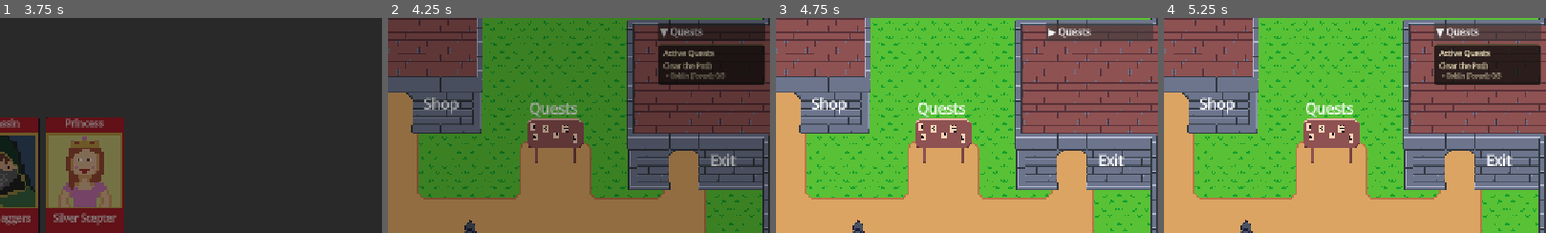
Above: before the commit, frames 1-4 (left to right).
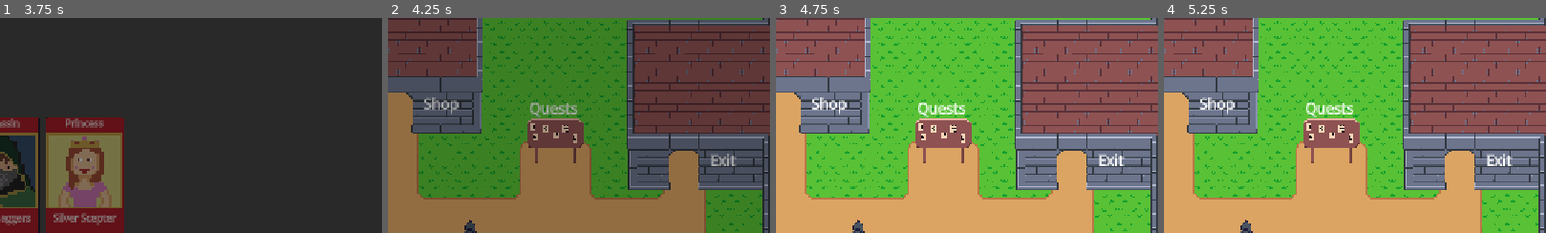
Above: after the commit, the same moments.

Repository: navtges3/PixelValley
Game: Godot game, scene res://scenes/ui/screens/main_menu_screen.tscn
Same seed, same stepped clock (60 frames per second), same inputs: the game is played once before the commit and once after it. Sound files missing from this copy of the repository are replaced by a short silence.
Inputs (mouse positions are % of the whole screen's width and height, from its top left):
- Up to frame 1 (3.75 s): click "New Game" at 0.5 s; click (55, 63) at 1.27 s; type "Alex" at 1.35 s; click (39, 41) at 2.02 s; click "Create Hero" at 2.75 s; click "Empty Slot" at 3.5 s
- Up to frame 2 (4.25 s): no input
- Up to frame 3 (4.75 s): click (92, 3) at 4.25 s, where only the run before the commit has a clickable "▼ Quests"
- Up to frame 4 (5.25 s): click (92, 3) at 5 s, where only the run before the commit has a clickable "▶ Quests"
The pictures show only the part of the screen within x 50-100%, y 0-50%; the shares and areas given below are measured in that part.

Frame 1 is identical in both runs. In frame 2, 7.3% of the frame differs, in the area x 70-99%, y 2-32%; in frame 3, 1.6%; in frame 4, 6.9%.

Commit message:
refactor: Remove quest HUD and related signals from game state and save manager

Diff:
--- a/autoload/game_state.gd
+++ b/autoload/game_state.gd
@@ -16,7 +16,6 @@
 
 @warning_ignore("unused_signal")
 signal monster_killed(monster_id: MonsterLoader.MonsterID, location_id: String)
-signal quest_manager_ready
 
 # --- Game Start Flow ---
 func start_new_game(slot := 1) -> void:
@@ -28,7 +27,6 @@
 	quest_manager.new_game()
 	WorldManager.reset()
 	SaveManager.new_save(slot)
-	quest_manager_ready.emit()
 	print("GameState: New game started in slot %d" % slot)
 
 func _setup_default_shop(shop: Shop) -> void:
--- a/autoload/save_manager.gd
+++ b/autoload/save_manager.gd
@@ -76,7 +76,6 @@
 	var entrance: String = meta_json.get("player_entrance", "")
 	GameState.player_location = { "scene": scene_int, "entrance_id": entrance }
 	GameState.quest_manager.reconnect_signals()
-	GameState.quest_manager_ready.emit()
 	print("SaveManager: Loading player location: %s, %s" % [GameState.player_location["scene"], GameState.player_location["entrance_id"]])
 	print("SaveManager: Loaded game from slot %d" % slot)
 
--- a/scenes/ui/hud/quest_hud.tscn
+++ /dev/null
@@ -1,61 +0,0 @@
-[gd_scene format=3 uid="uid://dl2i02vg8x3eq"]
-
-[ext_resource type="Script" uid="uid://bxiy6r3rsr1c5" path="res://scripts/ui/hud/quest_hud.gd" id="1_questh"]
-
-[sub_resource type="StyleBoxFlat" id="StyleBoxFlat_panel"]
-bg_color = Color(0.08, 0.07, 0.06, 0.82)
-border_width_left = 1
-border_width_top = 1
-border_width_right = 1
-border_width_bottom = 1
-border_color = Color(0.35, 0.3, 0.22, 0.7)
-corner_radius_top_left = 5
-corner_radius_top_right = 5
-corner_radius_bottom_right = 5
-corner_radius_bottom_left = 5
-
-[node name="QuestHUD" type="Control" unique_id=1679683749]
-layout_mode = 3
-anchors_preset = 1
-anchor_left = 1.0
-anchor_right = 1.0
-offset_left = -212.0
-offset_bottom = 600.0
-grow_horizontal = 0
-script = ExtResource("1_questh")
-
-[node name="ToggleButton" type="Button" parent="." unique_id=702350442]
-layout_mode = 0
-anchor_right = 1.0
-offset_bottom = 28.0
-text = "▼ Quests"
-alignment = 0
-
-[node name="PanelContainer" type="PanelContainer" parent="." unique_id=372996482]
-layout_mode = 0
-anchor_right = 1.0
-offset_top = 36.0
-offset_bottom = 36.0
-size_flags_vertical = 3
-theme_override_styles/panel = SubResource("StyleBoxFlat_panel")
-
-[node name="MarginContainer" type="MarginContainer" parent="PanelContainer" unique_id=1494428680]
-layout_mode = 2
-theme_override_constants/margin_left = 8
-theme_override_constants/margin_top = 6
-theme_override_constants/margin_right = 8
-theme_override_constants/margin_bottom = 8
-
-[node name="VBoxContainer" type="VBoxContainer" parent="PanelContainer/MarginContainer" unique_id=1738315058]
-layout_mode = 2
-theme_override_constants/separation = 4
-
-[node name="HeaderLabel" type="Label" parent="PanelContainer/MarginContainer/VBoxContainer" unique_id=775569022]
-layout_mode = 2
-theme_override_colors/font_color = Color(1, 0.95, 0.8, 1)
-theme_override_font_sizes/font_size = 13
-text = "Active Quests"
-
-[node name="QuestList" type="VBoxContainer" parent="PanelContainer/MarginContainer/VBoxContainer" unique_id=1487175048]
-layout_mode = 2
-theme_override_constants/separation = 5
--- a/scenes/ui/hud/world_hud.tscn
+++ b/scenes/ui/hud/world_hud.tscn
@@ -3,7 +3,6 @@
 [ext_resource type="Script" uid="uid://dsk1g6kwbqp8r" path="res://scripts/ui/hud/world_hud.gd" id="1_worldh"]
 [ext_resource type="PackedScene" uid="uid://ivm8a60yb0vx" path="res://scenes/ui/hud/hero_hud.tscn" id="2_heroh"]
 [ext_resource type="PackedScene" uid="uid://dub7dt66aucti" path="res://scenes/ui/hud/game_hud.tscn" id="2_iek5v"]
-[ext_resource type="PackedScene" uid="uid://dl2i02vg8x3eq" path="res://scenes/ui/hud/quest_hud.tscn" id="3_questh"]
 
 [node name="WorldHUD" type="CanvasLayer" unique_id=668864226]
 layer = 10
@@ -17,13 +16,3 @@
 offset_top = 8.0
 offset_right = 204.0
 offset_bottom = 118.0
-
-[node name="QuestHUD" parent="." unique_id=2112376953 instance=ExtResource("3_questh")]
-anchors_preset = 11
-anchor_bottom = 1.0
-offset_left = -188.0
-offset_top = 8.0
-offset_right = -8.0
-offset_bottom = -8.0
-grow_horizontal = 0
-grow_vertical = 2
--- a/scripts/ui/hud/quest_hud.gd
+++ /dev/null
@@ -1,107 +0,0 @@
-extends Control
-class_name QuestHUD
-
-@onready var panel: PanelContainer = $PanelContainer
-@onready var quest_list: VBoxContainer = $PanelContainer/MarginContainer/VBoxContainer/QuestList
-@onready var toggle_button: Button = $ToggleButton
-
-var _is_collapsed: bool = false
-
-const COLOR_COMPLETE         := Color(0.25, 0.85, 0.35)
-const COLOR_IN_PROGRESS      := Color(0.92, 0.87, 0.72)
-const COLOR_OBJECTIVE_DONE   := Color(0.45, 0.90, 0.55)
-const COLOR_OBJECTIVE_PENDING := Color(0.72, 0.67, 0.57)
-const COLOR_SEPARATOR        := Color(0.4,  0.35, 0.3,  0.4)
-
-func _ready() -> void:
-	toggle_button.pressed.connect(_on_toggle_pressed)
-	_connect_signals()
-	_refresh()
-
-func _connect_signals() -> void:
-	if not GameState.monster_killed.is_connected(_on_monster_killed):
-		GameState.monster_killed.connect(_on_monster_killed)
-	if not GameState.quest_manager_ready.is_connected(_refresh):
-		GameState.quest_manager_ready.connect(_refresh)
-
-func _on_monster_killed(_monster_id: int, _location_id: String) -> void:
-	# Wait one frame so QuestManager processes the kill first
-	await get_tree().process_frame
-	_refresh()
-
-func _on_toggle_pressed() -> void:
-	_is_collapsed = !_is_collapsed
-	panel.visible = !_is_collapsed
-	toggle_button.text = "▶ Quests" if _is_collapsed else "▼ Quests"
-
-func _refresh() -> void:
-	if GameState.quest_manager == null:
-		return
-
-	for child in quest_list.get_children():
-		child.queue_free()
-
-	var quests: Array = GameState.quest_manager.available_quests
-	if quests.is_empty():
-		var empty_label := Label.new()
-		empty_label.text = "No active quests"
-		empty_label.add_theme_color_override("font_color", COLOR_OBJECTIVE_PENDING)
-		empty_label.add_theme_font_size_override("font_size", 11)
-		quest_list.add_child(empty_label)
-		return
-
-	for i in quests.size():
-		quest_list.add_child(_build_quest_entry(quests[i], i < quests.size() - 1))
-
-func _build_quest_entry(quest: Quest, add_separator: bool) -> Control:
-	var complete := quest.all_objectives_met()
-	var container := VBoxContainer.new()
-	container.add_theme_constant_override("separation", 2)
-
-	var title := Label.new()
-	title.text = quest.title
-	title.add_theme_font_size_override("font_size", 12)
-	title.add_theme_color_override("font_color", COLOR_COMPLETE if complete else COLOR_IN_PROGRESS)
-	title.autowrap_mode = TextServer.AUTOWRAP_WORD_SMART
-	container.add_child(title)
-
-	for objective in quest.objectives:
-		var done := objective.current_amount >= objective.target_amount
-		var obj_line := Label.new()
-		obj_line.text = "  • %s%s: %d/%d" % [
-			_monster_name(objective.monster_id),
-			_location_hint(objective.location_id),
-			objective.current_amount,
-			objective.target_amount,
-		]
-		obj_line.add_theme_font_size_override("font_size", 10)
-		obj_line.add_theme_color_override(
-			"font_color",
-			COLOR_OBJECTIVE_DONE if done else COLOR_OBJECTIVE_PENDING
-		)
-		container.add_child(obj_line)
-
-	if complete:
-		var badge := Label.new()
-		badge.text = "  ✓ Return to village to turn in"
-		badge.add_theme_font_size_override("font_size", 10)
-		badge.add_theme_color_override("font_color", COLOR_COMPLETE)
-		container.add_child(badge)
-
-	if add_separator:
-		var sep := HSeparator.new()
-		sep.add_theme_color_override("color", COLOR_SEPARATOR)
-		container.add_child(sep)
-
-	return container
-
-func _monster_name(monster_id: int) -> String:
-	var keys: Array = MonsterLoader.MonsterID.keys()
-	if monster_id >= 0 and monster_id < keys.size():
-		return (keys[monster_id] as String).replace("_", " ").capitalize()
-	return "Monster %d" % monster_id
-
-func _location_hint(location_id: String) -> String:
-	if location_id.is_empty():
-		return ""
-	return " [%s]" % location_id.replace("_", " ").capitalize()
Not shown, removed: scripts/ui/hud/quest_hud.gd.uid
